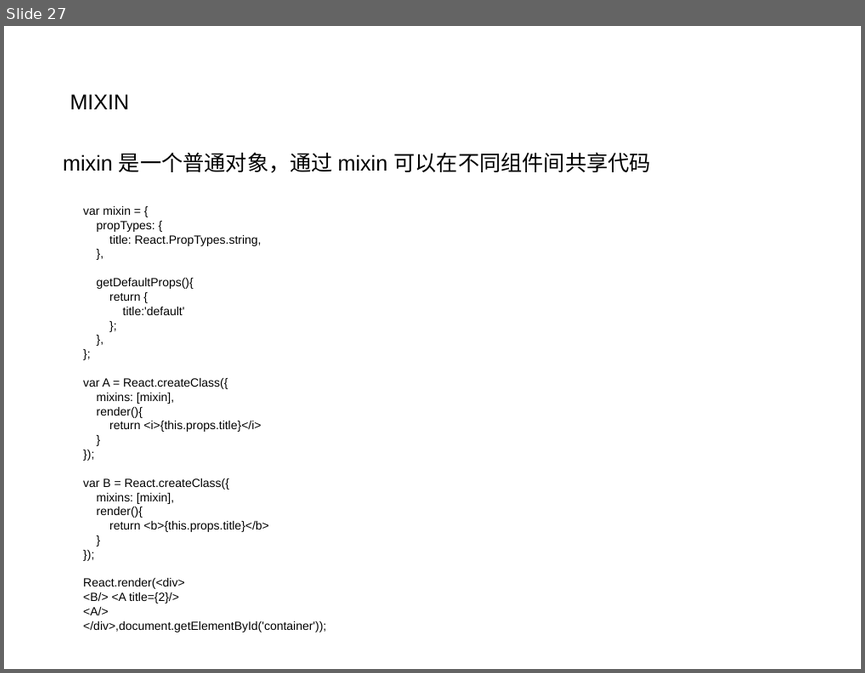
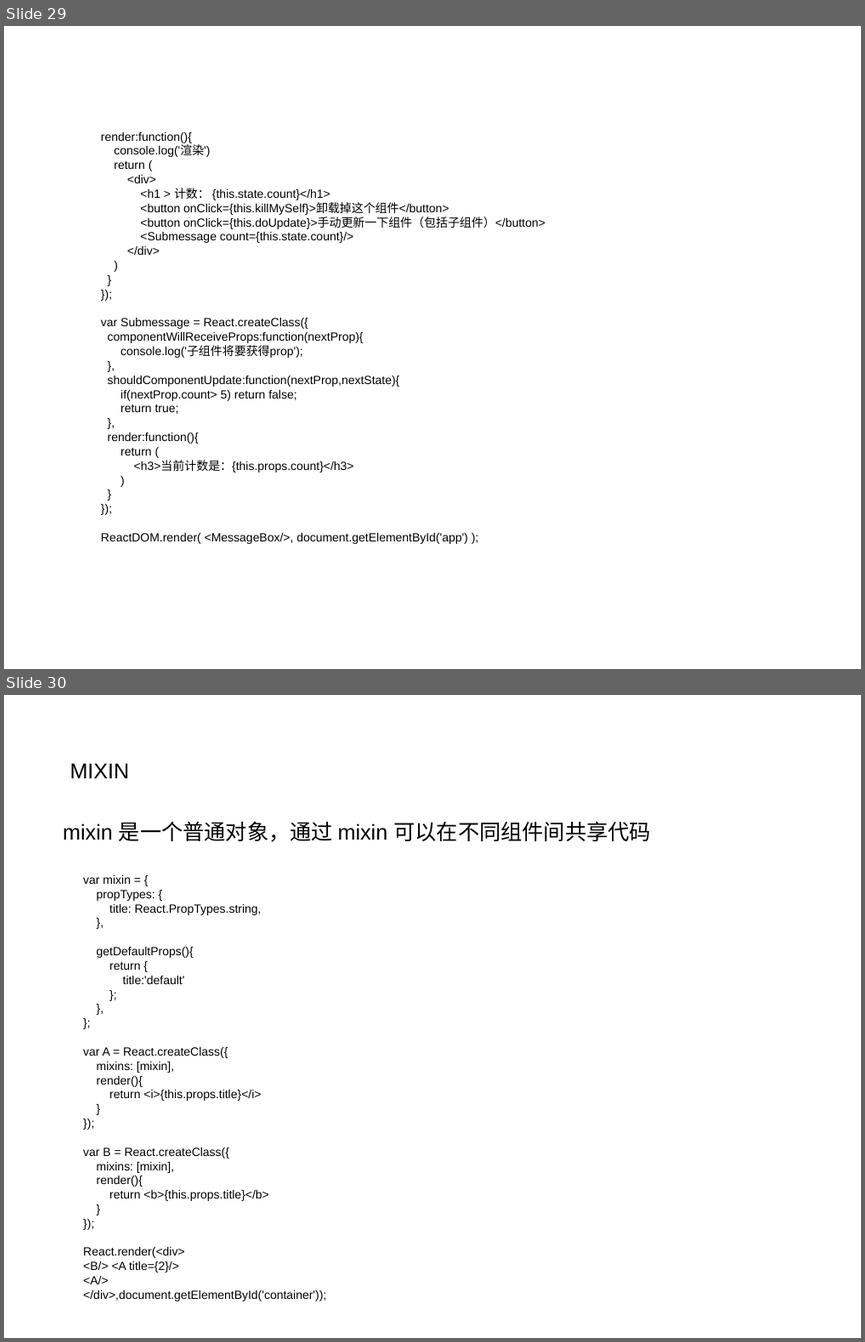
Before and after one commit to guanmeiqi/react-basicKnowledges, a slide deck: react.ppt. Shown one above the other, each under a label of ours: slide 27 before the commit, slides 29 and 30 after it. The pictures are 865x673 and 865x1342 pixels, drawn with LibreOffice and Linux fonts; fonts in the diff are those of the drawing; background and template pictures are left out. Boxes give left, top, right and bottom in pixels: in the first picture for what was removed or moved away, otherwise in the second. Text is boxed around its words. In the diff, an @@ line names an element or a change of style, - is before the commit and + after.

```diff
--- a/react.ppt
+++ b/react.ppt
@@ slide 29 added at (4,26,861,669), background picture (left out) @@
@@ text added at (101,132,545,544), 10 pt, text #000000 @@
+render:function(){
+console.log('渲染')
+return (
+<div>
+<h1 > 计数： {this.state.count}</h1>
+<button onClick={this.killMySelf}>卸载掉这个组件</button>
+<button onClick={this.doUpdate}>手动更新一下组件（包括子组件）</button>
+<Submessage count={this.state.count}/>
+</div>
+)
+}
+});
+var Submessage = React.createClass({
+componentWillReceiveProps:function(nextProp){
+console.log('子组件将要获得prop');
+},
+shouldComponentUpdate:function(nextProp,nextState){
+if(nextProp.count> 5) return false;
+return true;
+},
+render:function(){
+return (
+<h3>当前计数是：{this.props.count}</h3>
+)
+}
+});
+ReactDOM.render( <MessageBox/>, document.getElementById('app') );
@@ what was slide 27 is now slide 30 @@
```
Also in this commit, not shown: 6 slides changed, 2 other slides added, 2 other files.
